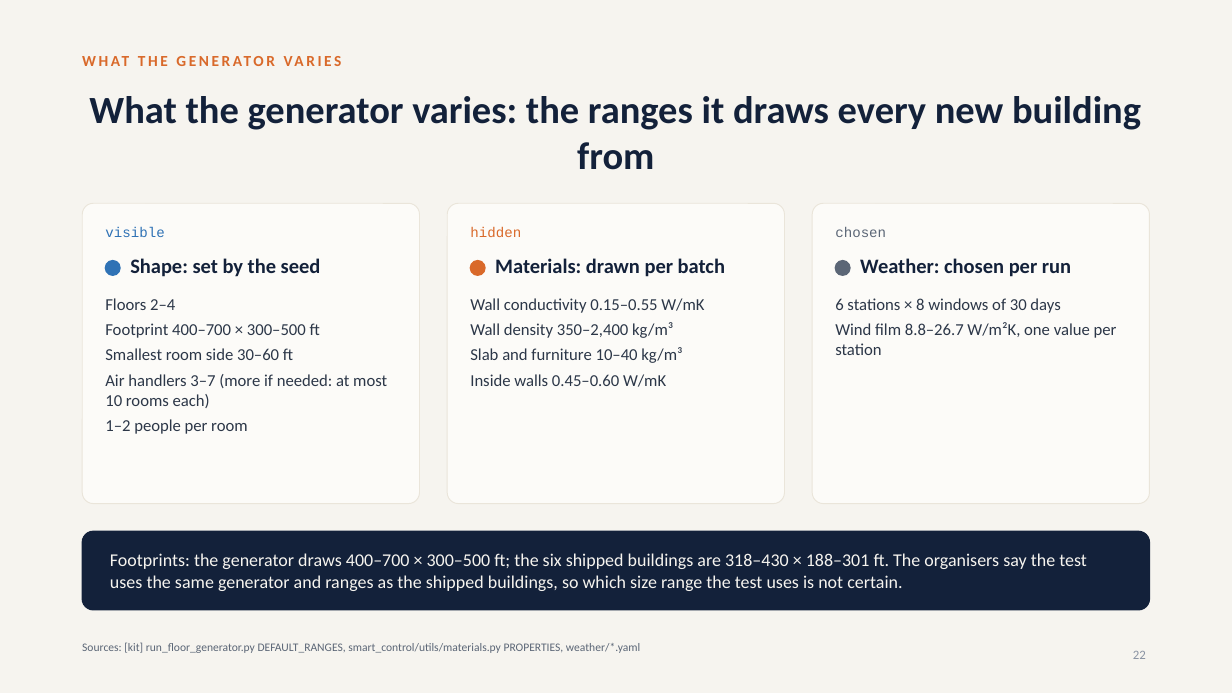
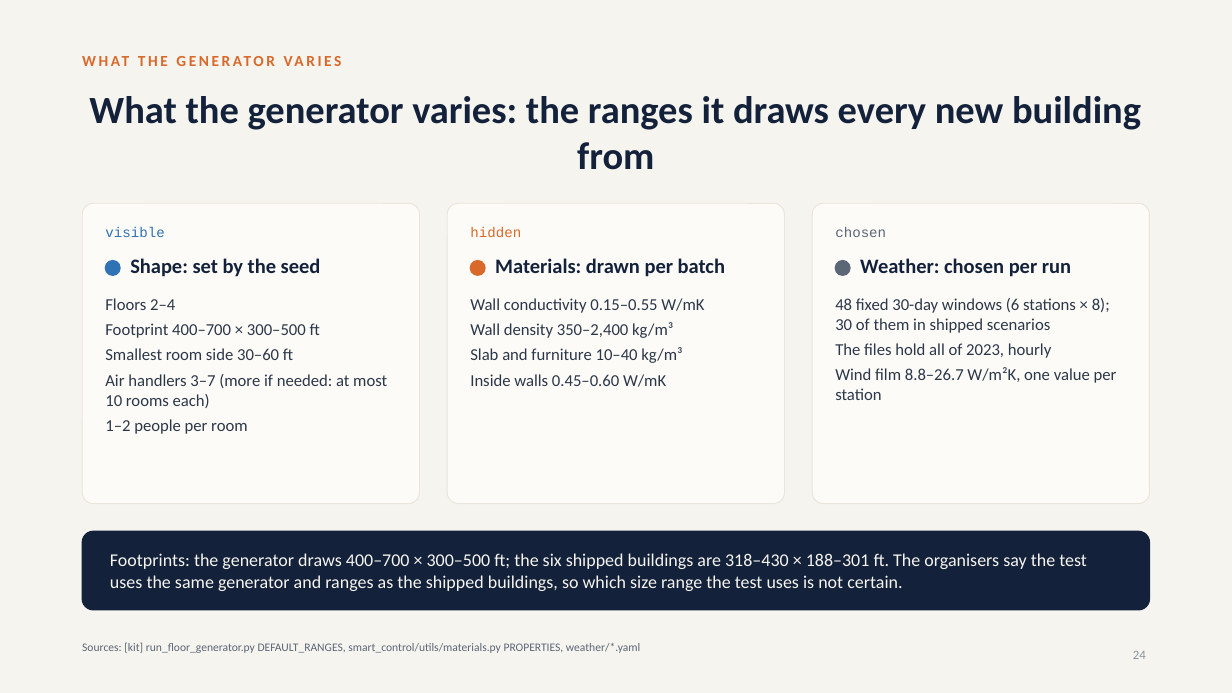
Before and after one commit to srivathsanb14/working-code, a slide deck: slide 24 of docs/One_Controller_for_Every_Building.pptx (slide 22 before the commit). Drawn at 1232x693 pixels with LibreOffice and Linux fonts; fonts in the diff are those of the drawing. Boxes give left, top, right and bottom in pixels: in the first picture for what was removed or moved away, otherwise in the second. Text is boxed around its words. In the diff, an @@ line names an element or a change of style, - is before the commit and + after.

```diff
--- a/docs/One_Controller_for_Every_Building.pptx
+++ b/docs/One_Controller_for_Every_Building.pptx
@@ text at (x1=835, y1=298, x2=1110, y2=358): text changed @@
-6 stations × 8 windows of 30 days
+48 fixed 30-day windows (6 stations × 8); 30 of them in shipped scenarios
+The files hold all of 2023, hourly
@@ page number at (x1=1133, y1=651, x2=1146, y2=659): text changed @@
-22
+24
```
Also in this commit, not shown: 5 other slides changed, 2 slides added, 4 other files.
